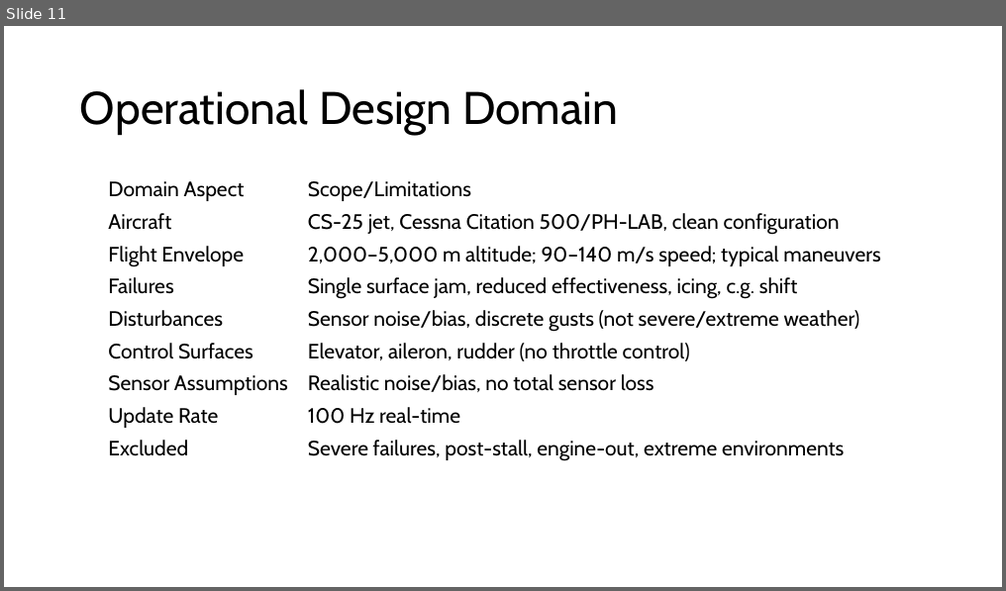
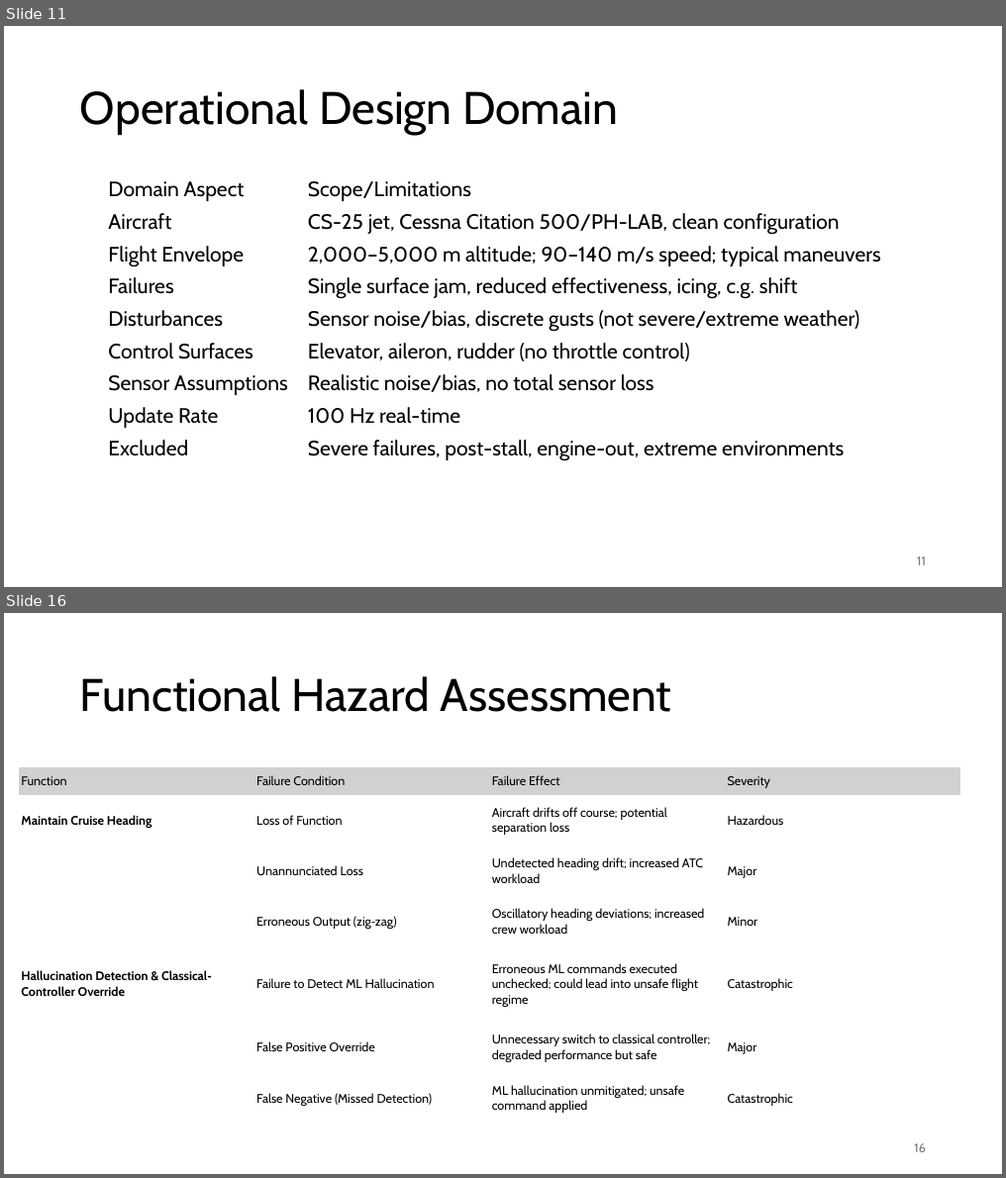
Before and after one commit to Niels149/AIASFault, a slide deck: AIASPres.pptx. Shown one above the other, each under a label of ours: slide 11 before the commit, slides 11 and 16 after it; the slides between them are not shown. The pictures are 1006x591 and 1006x1178 pixels, drawn with LibreOffice and Linux fonts; fonts in the diff are those of the drawing. Boxes give left, top, right and bottom in pixels: in the first picture for what was removed or moved away, otherwise in the second. Text is boxed around its words. In the diff, an @@ line names an element or a change of style, - is before the commit and + after.

```diff
--- a/AIASPres.pptx
+++ b/AIASPres.pptx
@@ slide 16 added at [4, 613, 1002, 1174], background #FFFFFF @@
@@ title added at [80, 676, 672, 712], 44 pt, text #000000 @@
+Functional Hazard Assessment
@@ table added at [19, 768, 959, 1124], 7 rows, 4 columns @@
+Function | Failure Condition | Failure Effect | Severity
+Maintain Cruise Heading | Loss of Function | Aircraft drifts off course; potential separation loss | Hazardous
+ | Unannunciated Loss | Undetected heading drift; increased ATC workload | Major
+ | Erroneous Output (zig‐zag) | Oscillatory heading deviations; increased crew workload | Minor
+Hallucination Detection & Classical‐Controller Override | Failure to Detect ML Hallucination | Erroneous ML commands executed unchecked; could lead into unsafe flight regime | Catastrophic
+ | False Positive Override | Unnecessary switch to classical controller; degraded performance but safe | Major
+ | False Negative (Missed Detection) | ML hallucination unmitigated; unsafe command applied | Catastrophic
@@ page number added at [914, 1144, 926, 1153], 12 pt, text #797979 @@
+16
@@ slide 11 changed as well @@
@@ page number added at [917, 557, 926, 566], 12 pt, text #797979 @@
+11
```
Also in this commit, not shown: 9 other slides changed, 9 other slides added, 1 other file.
